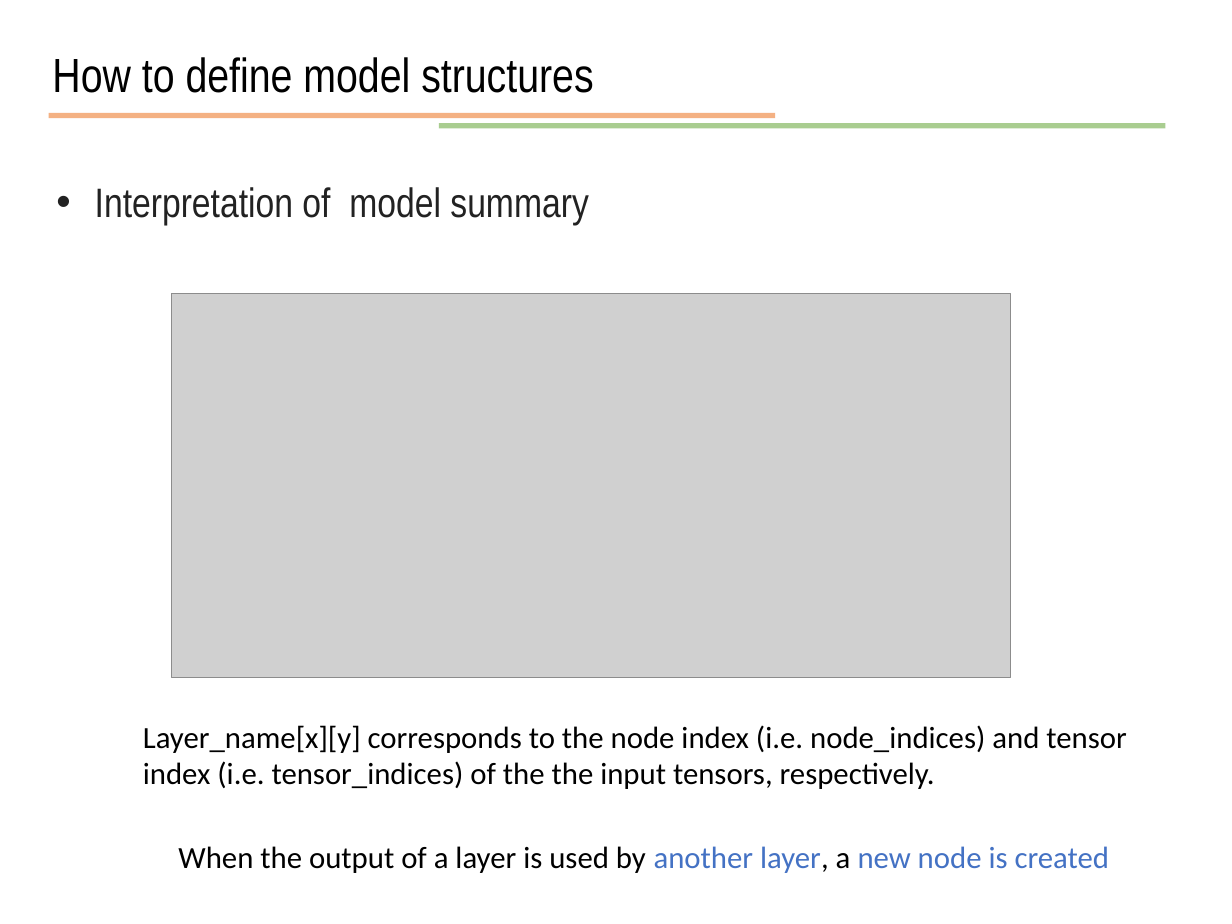
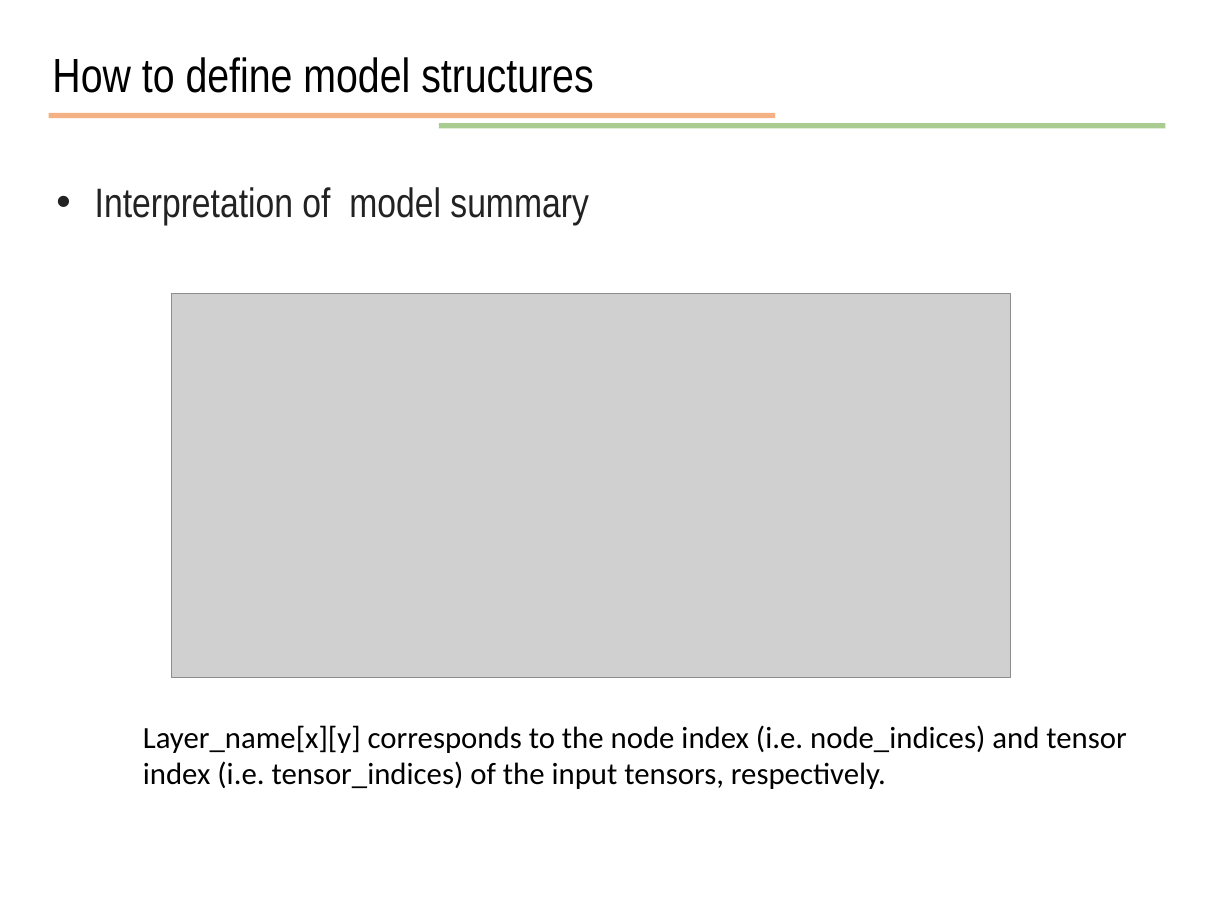
Before and after one commit to JunetaeKim/DeepLearningClass, a slide deck: slide 30 of Week9/week9 Introduction to tensorflow.pptx. Drawn at 1232x924 pixels with LibreOffice and Linux fonts; fonts in the diff are those of the drawing; grey boxes stand for pictures. Boxes give left, top, right and bottom in pixels: in the first picture for what was removed or moved away, otherwise in the second. Text is boxed around its words. In the diff, an @@ line names an element or a change of style, - is before the commit and + after.

Commit message:
Updated

```diff
--- a/Week9/week9 Introduction to tensorflow.pptx
+++ b/Week9/week9 Introduction to tensorflow.pptx
@@ text at [143, 725, 1126, 789]: text changed @@
-Layer_name[x][y] corresponds to the node index (i.e. node_indices) and tensor index (i.e. tensor_indices) of the the input tensors, respectively.
+Layer_name[x][y] corresponds to the node index (i.e. node_indices) and tensor index (i.e. tensor_indices) of the input tensors, respectively.
@@ text removed at [178, 846, 1110, 873] @@
-When the output of a layer is used by another layer, a new node is created
```
